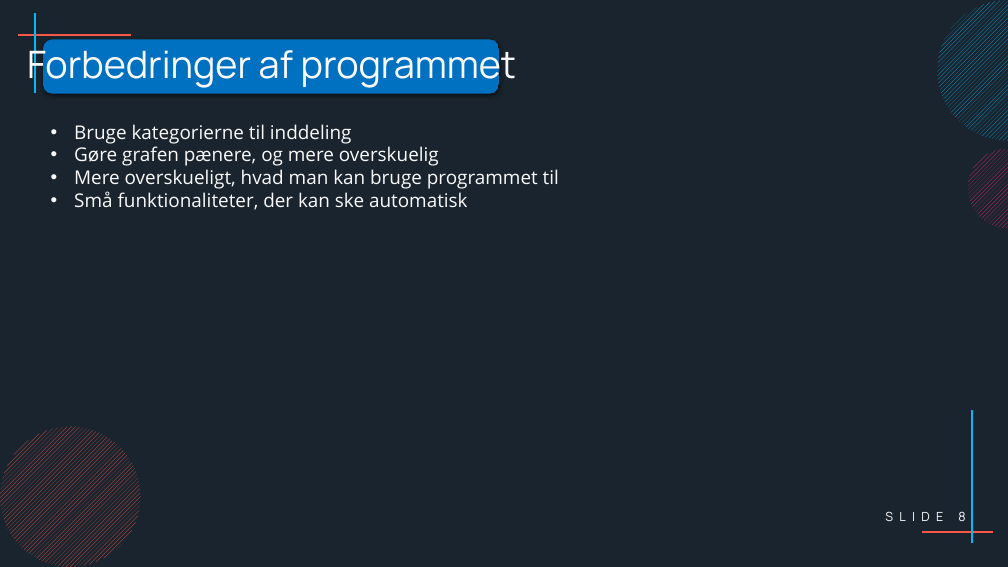
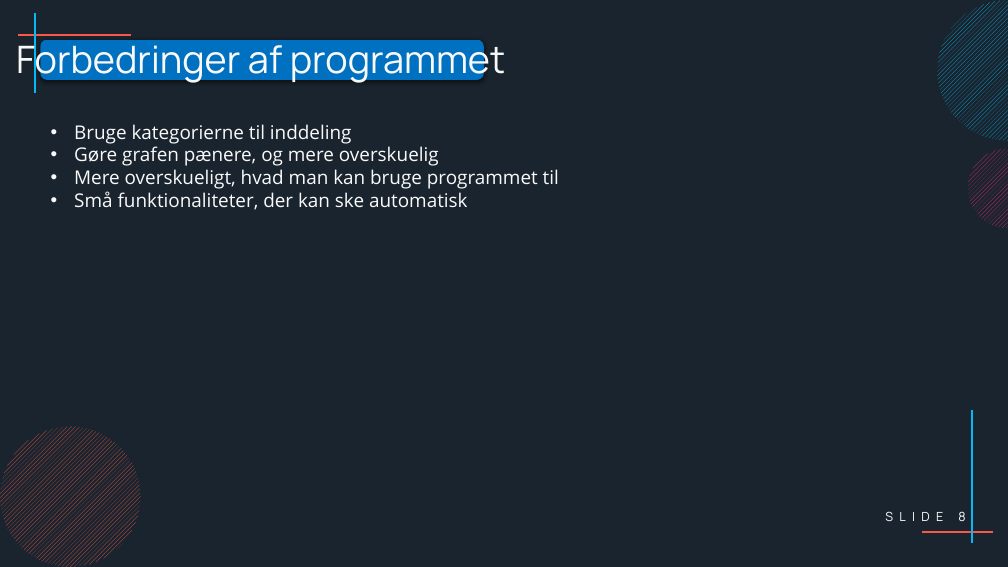
Before and after one commit to ProgrammeringOTGDKlassen/D-klassen-Programmering, a slide deck: slide 8 of Eksamensprojekt - Max/Præsentation/Præsentation af eksamensprojekt.pptx. Drawn at 1008x567 pixels with LibreOffice and Linux fonts; fonts in the diff are those of the drawing. Boxes give left, top, right and bottom in pixels: in the first picture for what was removed or moved away, otherwise in the second. Text is boxed around its words. In the diff, an @@ line names an element or a change of style, - is before the commit and + after.

```diff
--- a/Eksamensprojekt - Max/Præsentation/Præsentation af eksamensprojekt.pptx
+++ b/Eksamensprojekt - Max/Præsentation/Præsentation af eksamensprojekt.pptx
@@ text "Forbedringer af programmet": place and size @@
-text "Forbedringer af programmet" at (27,44,516,90)
+text "Forbedringer af programmet" at (16,38,505,84)
@@ rounded rectangle: place and size @@
-rounded rectangle at (43,39,499,94)
+rounded rectangle at (40,39,484,79)
```
Also in this commit, not shown: 6 other slides changed, 1 slide added, 1 other file.
